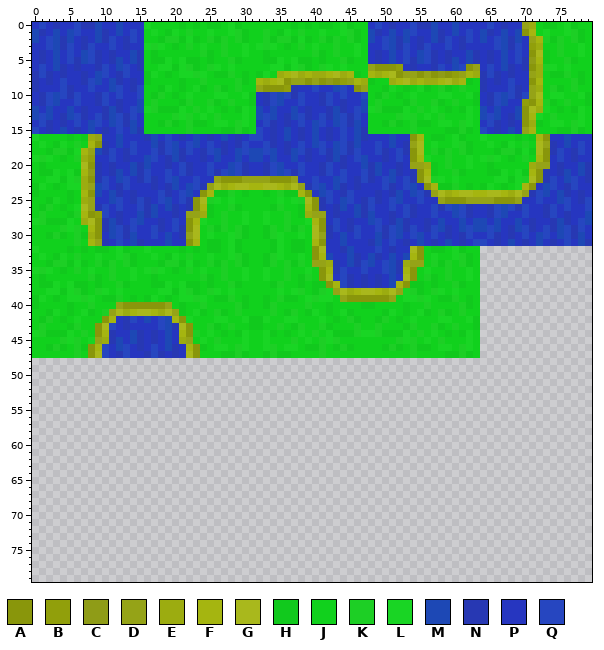
One commit to this sprite sheet: sprites/background_sprites.png. That is the earlier state.
The file is 80x80 pixels. Colours within 5 levels of each other are drawn and written as one.
Palette (. is transparent): A #89960b  B #919f0b  C #8f9c17  D #95a317  E #9cac10  F #a5b510  G #a9b81c  H #11c91d  J #11d11d  K #1dcf25  L #19d524  M #1d48b5  N #2738b3  P #2636c0  Q #2646c0
Pixels before (only the part around the change), first column x 0:
18 JJHKKHLFDMNQPNQPPQNQMNQPNQMNPMQMMQMPNMQNPQNMQNQPPQNPQNAGJKHKJKHJJJHKKHLHGANQPNQP
19 LKLJHJKEBPPQPNPPMQPNMNPPNPMPPMPMMPMPPMPNPPNMNPQMPPNPQPAFLJJKJJLJLKLJHJKJFAPQPNPP
20 JHJJJJJGANPNPPMNMPPNPQNPPQPPMQNPPNQMPPQPPNQPNPPMNMPPNPDDEHJKJJLJJHJJJJJEDDPNPPMN
21 JHHLJLHFCNPNMPMNQPPQPQNPPQNQMQNPPNQMQNQPPNQPQPPQNMPMNPNAFHJJKHJJJHHLJLHFANPNMPMN
22 JJLLHLKEANQPMQPNQNPQMPPQPPDAAADDDDAAADPPQPPMQPNQNPQMPQNAGKLJLJJJJJLLHLKGANQPMQPN
23 HLJHJLLEDMQPNQPPPNPNMPMQNDGEFGGFFGGFEGDNQMPMNPNPPPQNPQMPAFHHKJHJHLJHJLFAPMQPNQPP
24 HJJJJHJFAMPMNPNPPPQNPQMPAFHHKJHJJHJKHHFAPMQPNQPPPNPNMPMQNDGEFGGFFGGFEGDNQMPMNPNP
25 JJHLJHJEDPPMQPNQNPQMPQNAGKLJLJJJJJJLJLKGANQPMQPNQNPQMPPQPPDAAADDDDAAADPPQPPMQPNQ
26 JHKJHJLGDNQPQPPQNMPMNPNAFHJJKHJJJJHKJJHFANPNMPMNQPPQPQNPPQNQMQNPPNQMQNQPPNQPQPPQ
27 JKJJJHKFABQPNPPMNMPPNPDDEHJKJJLJJLJJKJHEDDPNPPMNMPPNPQNPPQPPMQNPPNQMPPQPPNQPNPPM
28 LKHHHLJEGANMNPQMPPNPQPAFLJJKJJLJJLJJKJJLFAPQPNPPMQPNMNPPNPMPPMPMMPMPPMPNPPNMNPQM
29 JJJJKLKJFANMQNQPPQNPQNAGJKHKJKHJJHKJKHKJGANQPNQPPQNQMNQPNQMNPMQMMQMPNMQNPQNMQNQP
30 JJHKHJKHEAPMQNMPPQPMPNDGJLJJLKHJJHKLJJLJGDNPMPQPPMNQMPQMPQPNPNQPPQNPNPQPMQPMQNMP
31 JJJJJJKJFDNPQPMNPPPMPPAFJHHJLHJJJJHLJHHJFAPPMPPPNMPQPNPMPNPMPNPQQPNPMPNPMPNPQPMN
32 LJJJJHJHJHHJLHJJLJJJJHJHJHHJLHJJJJHLJHHJAGPPNMPPPQPNPPGAJHHJLHJJ................
33 JLJHLJKJJLJJLKHJJLJHLJKJJLJJLKHJJHKLJJLJAFMPPMNPMNPMPMFAJLJJLKHJ................
34 JJHKKHLHJKHKJKHJJJHKKHLHJKHKJKHJJHKJKHKJDDENPMNQMPQMNEDDJKHKJKHJ................
35 LKLJHJKJLJJKJJLJLKLJHJKJLJJKJJLJJLJJKJJLJAFNQPPQPPQMNFAJLJJKJJLJ................
36 JHJJJJJJKHJKJJLJJHJJJJJJKHJKJJLJJLJJKJHKJAGPQNPNPNPMPGAJKHJKJJLJ................
37 JHHLJLHHJHJJKHJJJHHLJLHHJHJJKHJJJJHKJJHJHHAFQNPNPNPMFAHHJHJJKHJJ................
38 JJLLHLKHJKLJLJJJJJLLHLKHJKLJLJJJJJJLJLKJHKLDGEFGGFEGDLKHJKLJLJJJ................
39 HLJHJLLKLJHHKJHJHLJHJLLKLJHHKJHJJHJKHHJLKLLJDAAAAAADJLLKLJHHKJHJ................
40 HJJJJHJJKJJJDAAAAAADJHJJKJJJJKHJJHKJJJJKJJHJJJJHHJJJJHJJKJJJJKHJ................
41 JJHLJHJLHJKDGEFGGFEGDHJLHJKHJKJJJJKJHKJHLJHJLHJJJJHLJHJLHJKHJKJJ................
42 JHKJHJLJJJAFPNQPMPQMFALJJJLLJJLHHLJJLLJJJLJHJKHJJHKJHJLJJJLLJJLH................
43 JKJJJHKJJAGQPNPPPPQMNGAJJKHJKJJHHJJKJHKJJKHJJJKJJKJJJHKJJKHJKJJH................
44 LKHHHLJKJAFNPPMNPNPMPFAKJLJHJHLJJLHJHJLJKJLHHHKLLKHHHLJKJLJHJHLJ................
45 JJJJKLKJLDENMPMNPNPMPEDJLJKJJJLJJLJJJKJLJKLKJJJJJJJJKLKJLJKJJJLJ................
46 JJHKHJKHAFQPMQPNPQPMNPFAHJLLJKLJJLKJLLJHHKJHKHJJJJHKHJKHHJLLJKLJ................
47 JJJJJJKJAGQPNQPPNQNPNPGAJJJHHKHJJHKHHJJJJKJJJJJJJJJJJJKJJJJHHKHJ................
48 ................................................................................
49 ................................................................................
50 ................................................................................
51 ................................................................................
52 ................................................................................
53 ................................................................................
54 ................................................................................
55 ................................................................................
56 ................................................................................
57 ................................................................................
58 ................................................................................
59 ................................................................................
60 ................................................................................
61 ................................................................................
62 ................................................................................
63 ................................................................................
64 ................................................................................
65 ................................................................................
66 ................................................................................
67 ................................................................................
68 ................................................................................
69 ................................................................................
And afterwards:
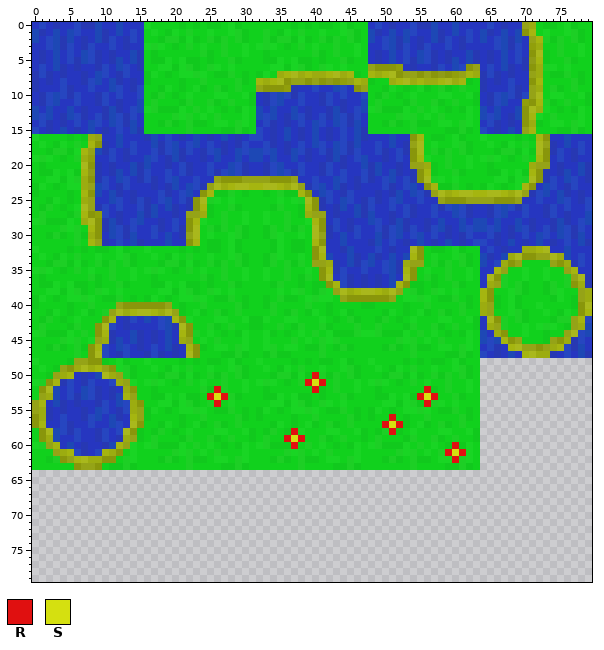
Colours new in this view: R #e01010  S #d5e010
Commit message: added .ase to gitignore, added more sprites
What changed:
y 32: x 64..79 ................ -> PQPNPPEEFGPPMPPP
y 33: x 64..79 ................ -> MNPMEGAADDGEMPQP
y 34: x 64..79 ................ -> MPQEADJJJJDAENQP
y 35: x 64..79 ................ -> PPFDJJLJJLJJDFPP
y 36: x 64..79 ................ -> PGAKJJLJJLJJKDGN
y 37: x 64..79 ................ -> PEDKJKHJJHKJKAEN
y 38: x 64..79 ................ -> FAJJLKHJJHKLJJDE
y 39: x 64..79 ................ -> FAHJLHJJJJHLJHDE
y 40: x 64..79 ................ -> EDHJLHJJLJJJJHAG
y 41: x 64..79 ................ -> EDJJLKHJJLJHLJAF
y 42: x 64..79 ................ -> PGAKJKHJJJHKKDFQ
y 43: x 64..79 ................ -> PEDKJJLJLKLJHDEM
y 44: x 64..79 ................ -> MPEAJJLJJHJJDGQM
y 45: x 64..79 ................ -> MQMFADJJJHDAENQP
y 46: x 64..79 ................ -> PQNPFGDDADEFQNMP
y 47: x 64..79 ................ -> QPNPMPFGEENPQPMN
y 48: x 0..63 ................................................................ -> LJJJJHDDAAHJLHJJLJJJJHJHJHHJLHJJLJJJJHJHJHHJLHJJLJJJJHJHJHHJLHJJ
y 49: x 0..63 ................................................................ -> JLJHDAEGEFDALKHJJLJHLJKJJLJJLKHJJLJHLJKJJLJJLKHJJLJHLJKJJLJJLKHJ
y 50: x 0..63 ................................................................ -> JJHDEFPNPMGEDKHJJJHKKHLHJKHKJKHJJJHKKHLHRKHKJKHJJJHKKHLHJKHKJKHJ
y 51: x 0..63 ................................................................ -> LKAFNQPNQPPQEDLJLKLJHJKJLJJKJJLJLKLJHJKRSRJKJJLJLKLJHJKJLJJKJJLJ
y 52: x 0..63 ................................................................ -> JAGMPQPMQNPNPEAJJHJJJJJJKHRKJJLJJHJJJJJJRHJKJJLJJHJJJJJJRHJKJJLJ
y 53: x 0..63 ................................................................ -> JDEMPQNMQNPNMFDJJHHLJLHHJRSRKHJJJHHLJLHHJHJJKHJJJHHLJLHRSRJJKHJJ
y 54: x 0..63 ................................................................ -> DFPMNPNPPNQPMQEAJJLLHLKHJKRJLJJJJJLLHLKHJKLJLJJJJJLLHLKHRKLJLJJJ
y 55: x 0..63 ................................................................ -> DENPNPPNPMQPNQEDHLJHJLLKLJHHKJHJHLJHJLLKLJHHKJHJHLJHJLLKLJHHKJHJ
y 56: x 0..63 ................................................................ -> AENPQPPNQMPMNPFDHJJJJHJJKJJJJKHJHJJJJHJJKJJJJKHJHJJRJHJJKJJJJKHJ
y 57: x 0..63 ................................................................ -> AFPPQNPPQPPMQPGAJJHLJHJLHJKHJKJJJJHLJHJLHJKHJKJJJJRSRHJLHJKHJKJJ
y 58: x 0..63 ................................................................ -> JAGMQNQPPNQPQGAHJHKJHJLJJJLLJJLHJHKJHRLJJJLLJJLHJHKRHJLJJJLLJJLH
y 59: x 0..63 ................................................................ -> JAEMPPQPPNQPNEDHJKJJJHKJJKHJKJJHJKJJRSRJJKHJKJJHJKJJJHKJJKHJKJJH
y 60: x 0..63 ................................................................ -> LKDFPMPNPPNMFDLJLKHHHLJKJLJHJHLJLKHHHRJKJLJHJHLJLKHHHLJKJLJHRHLJ
y 61: x 0..63 ................................................................ -> JJJDEFQNPQFEAJLJJJJJKLKJLJKJJJLJJJJJKLKJLJKJJJLJJJJJKLKJLJKRSRLJ
y 62: x 0..63 ................................................................ -> JJHKADFGEEAAJKLJJJHKHJKHHJLLJKLJJJHKHJKHHJLLJKLJJJHKHJKHHJLLRKLJ
y 63: x 0..63 ................................................................ -> JJJJJJADDAJHHKHJJJJJJJKJJJJHHKHJJJJJJJKJJJJHHKHJJJJJJJKJJJJHHKHJ
